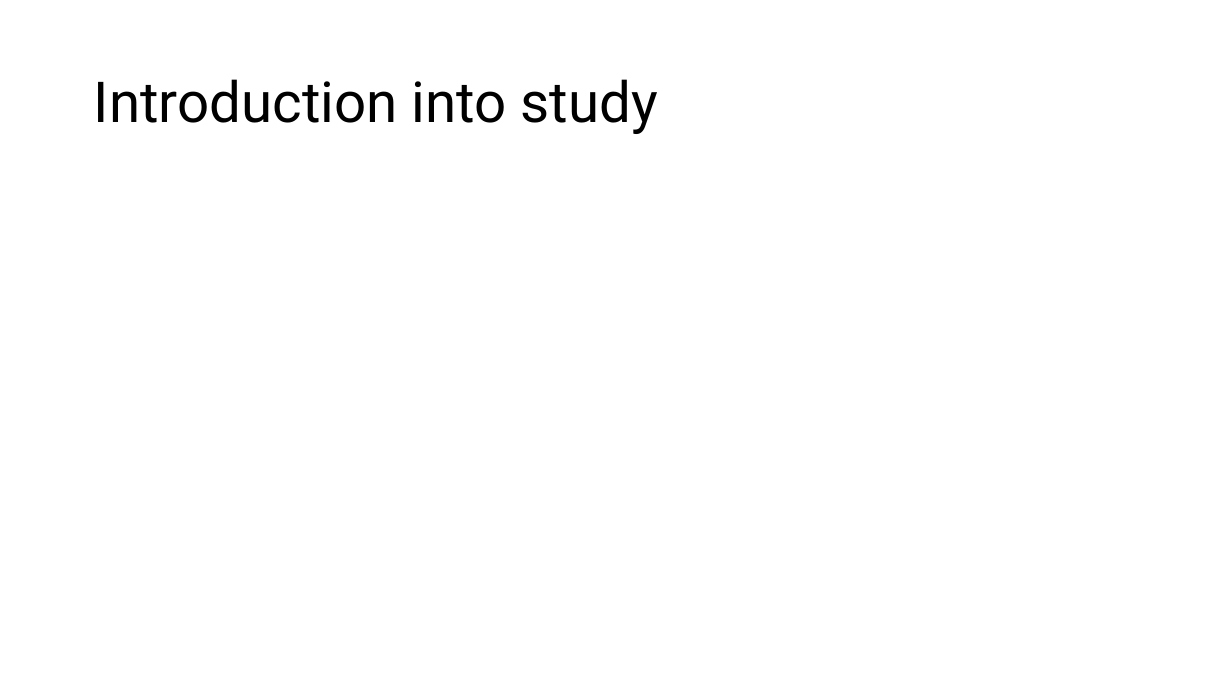
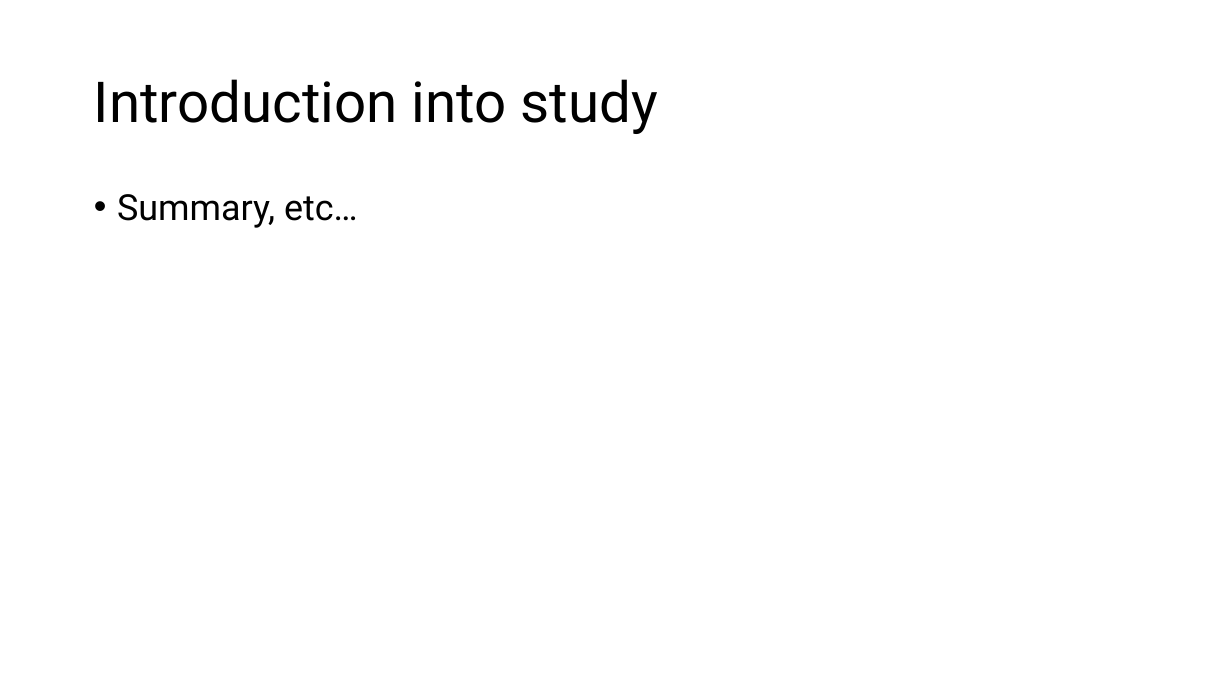
Before and after one commit to starnma1/BME_321_MiniProject, a slide deck: slide 3 of presentation/miniproject_presentation.pptx. Drawn at 1232x693 pixels with LibreOffice and Linux fonts; fonts in the diff are those of the drawing. Boxes give left, top, right and bottom in pixels: in the first picture for what was removed or moved away, otherwise in the second. Text is boxed around its words. In the diff, an @@ line names an element or a change of style, - is before the commit and + after.

```diff
--- a/presentation/miniproject_presentation.pptx
+++ b/presentation/miniproject_presentation.pptx
@@ text added at [117,194,358,228], 28 pt, text #000000 @@
+• Summary, etc…
```
Also in this commit, not shown: 1 other slide changed, 3 slides added, 1 slide removed, 1 other file.
